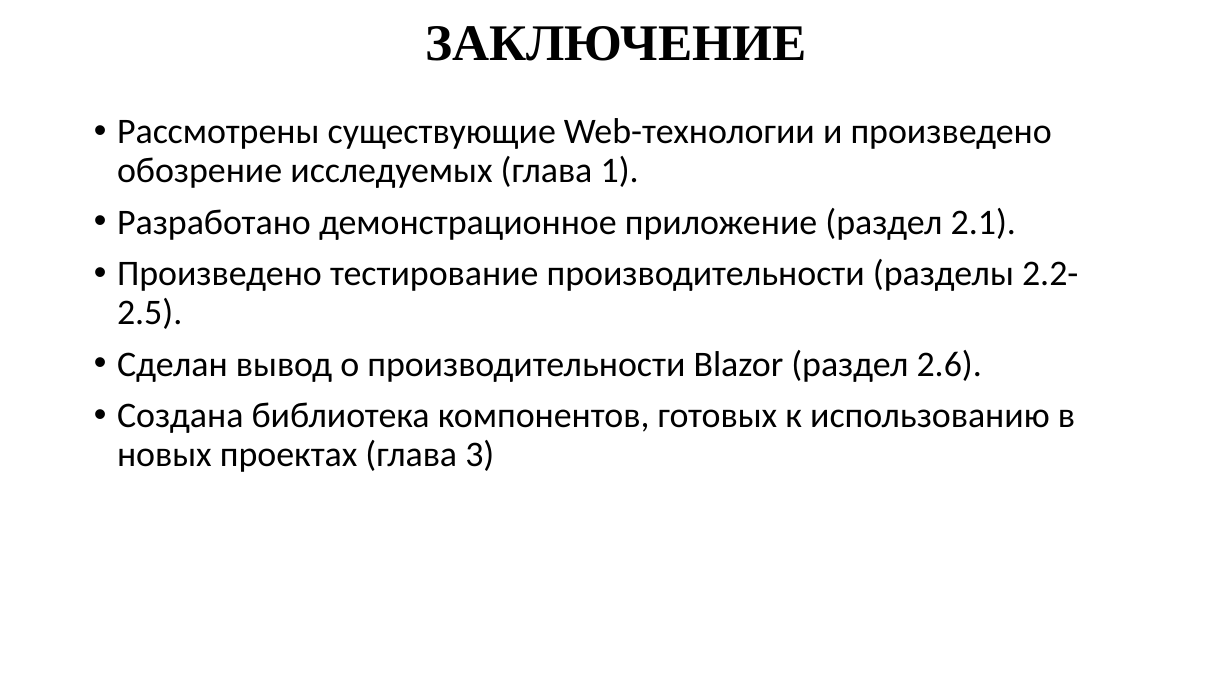
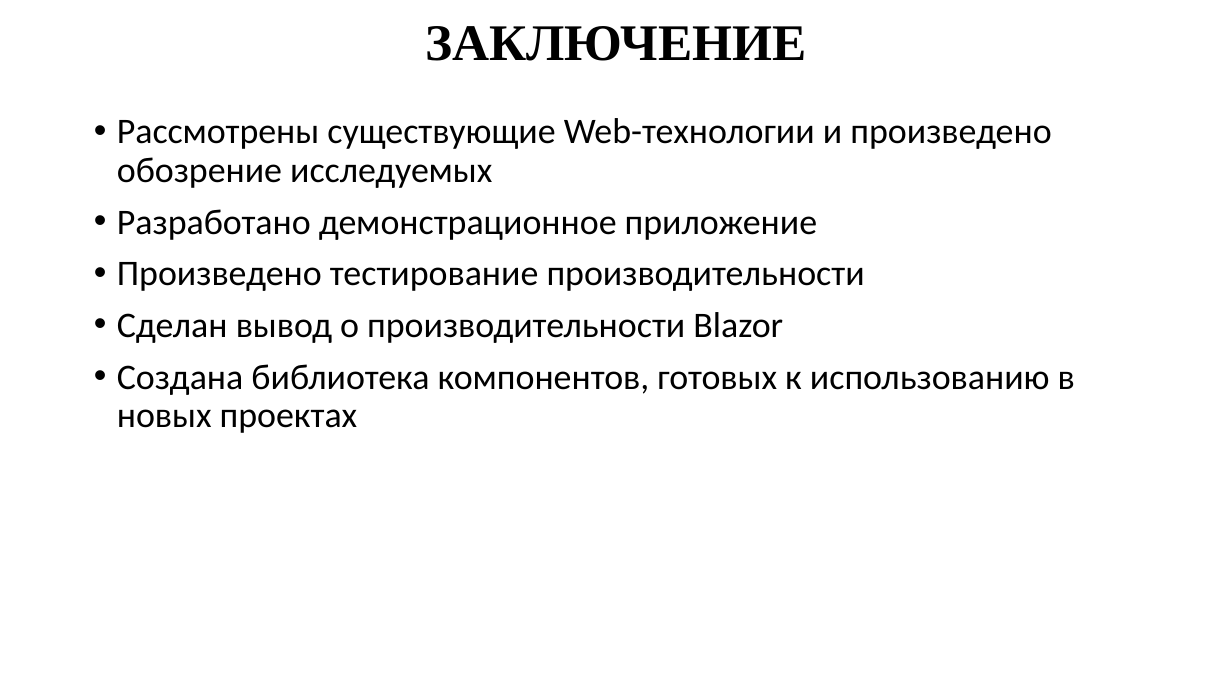
Before and after one commit to SWATOPLUS/il2wasm, a slide deck: slide 8 of report/Presentation.pptx. Drawn at 1232x693 pixels with LibreOffice and Linux fonts; fonts in the diff are those of the drawing. Boxes give left, top, right and bottom in pixels: in the first picture for what was removed or moved away, otherwise in the second. Text is boxed around its words. In the diff, an @@ line names an element or a change of style, - is before the commit and + after.

Commit message:
Small fixes

```diff
--- a/report/Presentation.pptx
+++ b/report/Presentation.pptx
@@ text at bbox=[117, 118, 1075, 433]: text changed @@
-• Рассмотрены существующие Web-технологии и произведено обозрение исследуемых (глава 1).
-• Разработано демонстрационное приложение (раздел 2.1).
-• Произведено тестирование производительности (разделы 2.2-2.5).
-• Сделан вывод о производительности Blazor (раздел 2.6).
-• Создана библиотека компонентов, готовых к использованию в новых проектах (глава 3)
+• Рассмотрены существующие Web-технологии и произведено обозрение исследуемых
+• Разработано демонстрационное приложение
+• Произведено тестирование производительности
+• Сделан вывод о производительности Blazor
+• Создана библиотека компонентов, готовых к использованию в новых проектах
```
Also in this commit, not shown: 7 other slides changed.
